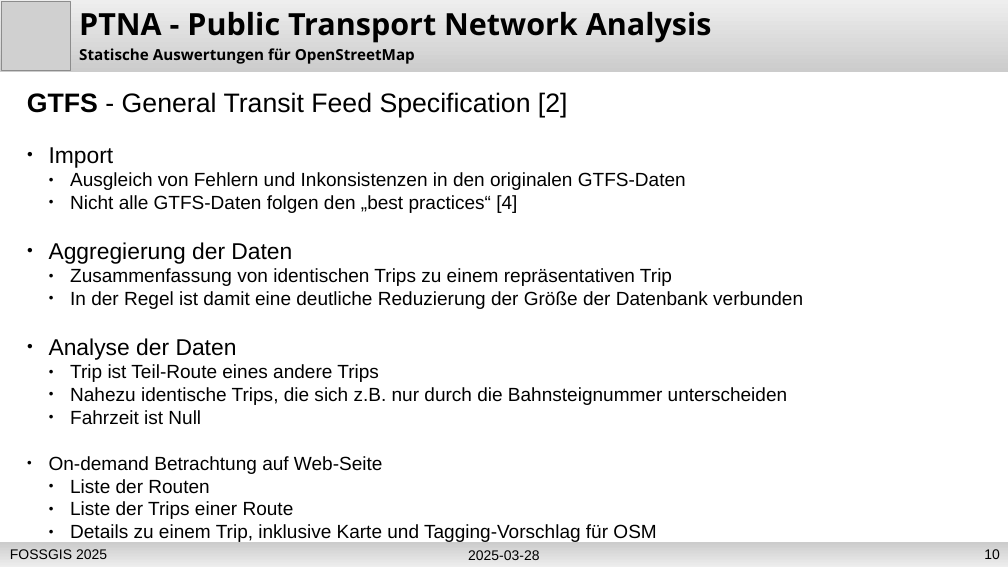
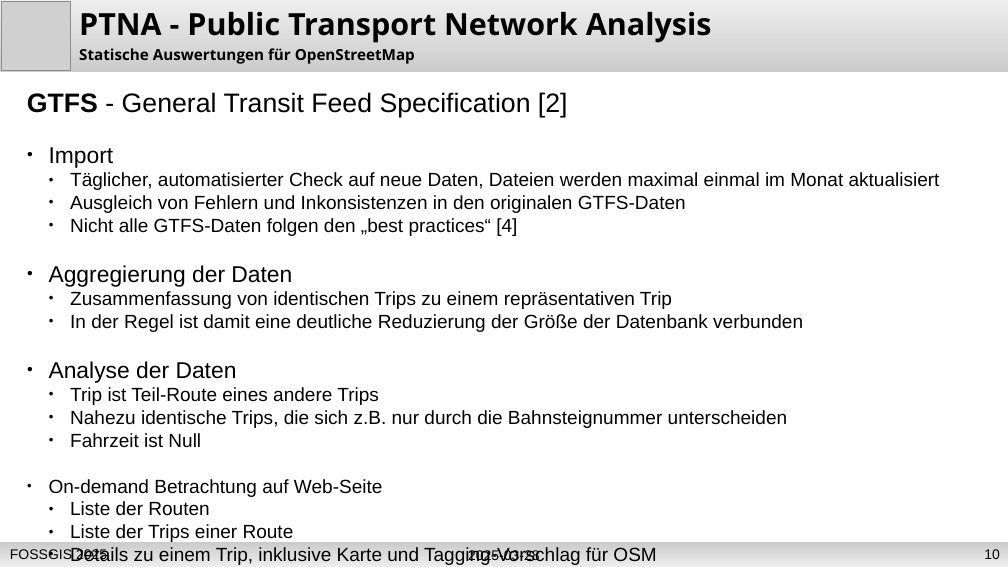
Before and after one commit to osm-ToniE/ptna-www, a slide deck: slide 10 of de/fossgis_2025_PTNA_Erdmann.odp. Drawn at 1008x567 pixels with LibreOffice and Linux fonts; fonts in the diff are those of the drawing; grey boxes stand for pictures. Boxes give left, top, right and bottom in pixels: in the first picture for what was removed or moved away, otherwise in the second. Text is boxed around its words. In the diff, an @@ line names an element or a change of style, - is before the commit and + after.

Commit message:
update document

```diff
--- a/de/fossgis_2025_PTNA_Erdmann.odp
+++ b/de/fossgis_2025_PTNA_Erdmann.odp
@@ text at [70, 172, 940, 190]: paragraph added @@
+  ● Täglicher, automatisierter Check auf neue Daten, Dateien werden maximal einmal im Monat aktualisiert
```
